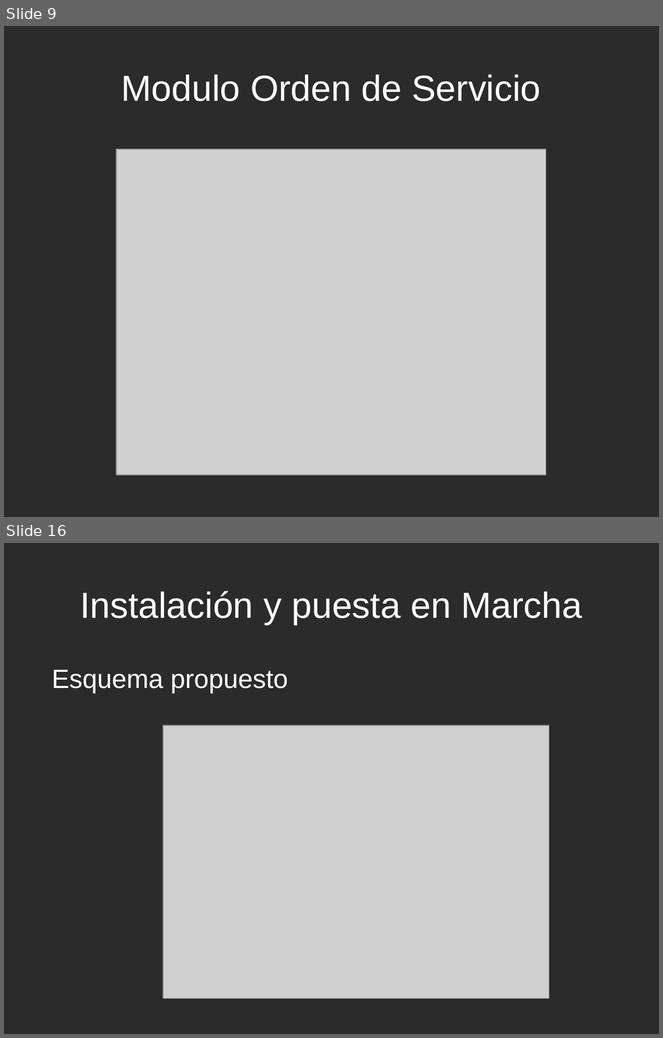
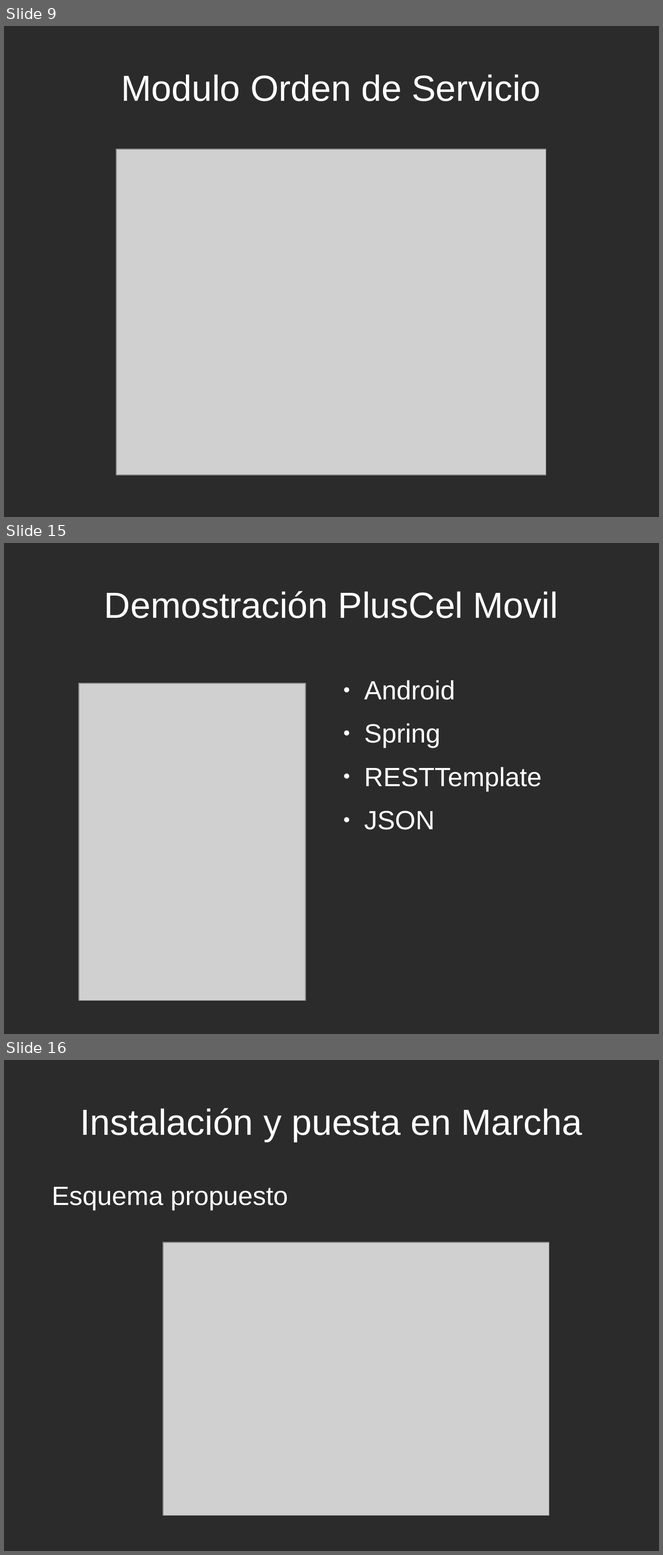
Before and after one commit to PlusCel/PlusCel, a slide deck: presentacion/PresentacionFinal.odp. Shown one above the other, each under a label of ours: slides 9 and 16 before the commit, slides 9, 15 and 16 after it; the slides between them are not shown. The pictures are 663x1038 and 663x1555 pixels, drawn with LibreOffice and Linux fonts; fonts in the diff are those of the drawing; grey boxes stand for pictures; background and template pictures are left out; a plain dark background stands for a picture behind light text. Boxes give left, top, right and bottom in pixels: in the first picture for what was removed or moved away, otherwise in the second. Text is boxed around its words. In the diff, an @@ line names an element or a change of style, - is before the commit and + after.

```diff
--- a/presentacion/PresentacionFinal.odp
+++ b/presentacion/PresentacionFinal.odp
@@ slide 15 added at [4, 543, 659, 1034], background picture (left out) @@
@@ title added at [104, 591, 558, 618], 44 pt, text #FFFFFF @@
+Demostración PlusCel Movil
@@ text added at [364, 680, 542, 830], 32 pt, text #FFFFFF @@
+● Android
+● Spring
+● RESTTemplate
+● JSON
@@ picture added at [79, 683, 306, 1001] @@
```
Also in this commit, not shown: 4 slides changed, 3 other slides added, 3 slides removed, 24 other files.
